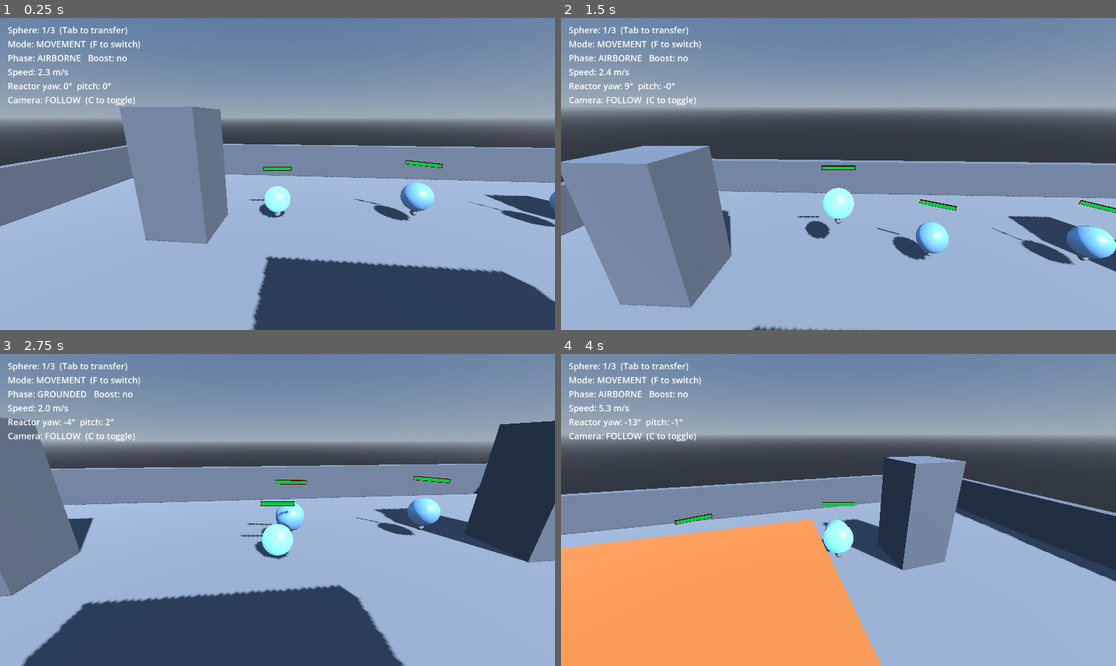
Above: before the commit, frames 1-4 (two rows, left to right).
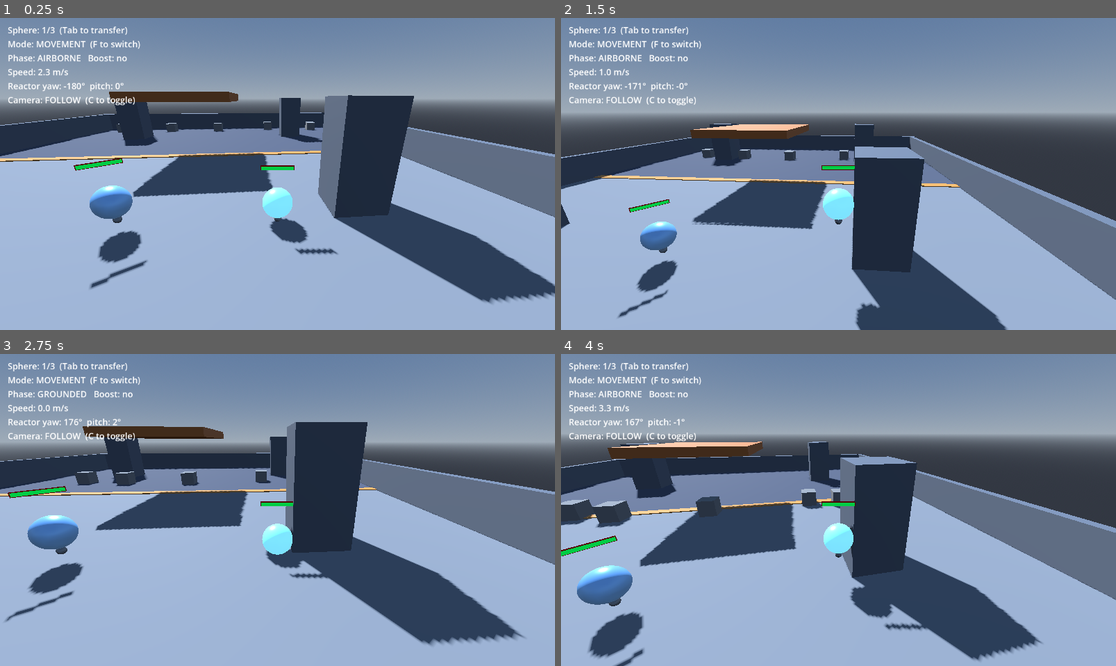
Above: after the commit, the same moments.

Repository: Thiiamas/Spheres
Game: Godot game, scene res://Main.tscn
Two runs of this game, one before a commit and one after it. Both use one fixed random seed, a clock stepped at 60 frames per second and the inputs below.
Inputs (mouse positions are in pixels of both pictures, inside the frame that each line leads up to):
- Up to frame 1 (0.25 s): no input
- Up to frame 2 (1.5 s): tap Enter (ui_accept) at 0.5 s; move the mouse to (866, 174) at 0.52 s; hold D (move_right) 0.53-1.28 s; tap Z (aoe) at 0.6, 1.35 s; tap Space (jump) at 0.77 s; move the mouse to (810, 174) at 1.27 s; hold S (move_back) from 1.28 s (still down)
- Up to frame 3 (2.75 s): tap Space (jump) at 1.52 s; move the mouse to (288, 503) at 2.02 s; release S (move_back) at 2.03 s; hold D (move_right) from 2.03 s (still down); tap A (attack) at 2.1 s; tap Z (aoe) at 2.3 s
- Up to frame 4 (4 s): move the mouse to (832, 516) at 2.77 s; tap Shift (boost) at 2.85 s; tap Space (jump) at 3.02, 3.77 s; tap Z (aoe) at 3.05, 3.8 s; move the mouse to (877, 513) at 3.52 s; release D (move_right) at 3.53 s; hold Q (move_left) from 3.53 s (still down); tap Down (cam_pan_down) at 3.6 s

The runs differ from the first frame. In frame 1, 48% of the frame differs, in the area x 0-100%, y 20-100%; in frame 2, 39%; in frame 3, 49%, in the area x 0-100%, y 16-100%; in frame 4, 46%.

Commit message:
Start spheres facing the cube world so the camera sees the battlefield
Add Reactor.initial_yaw (applied in _ready) and set it to 180 on the
sphere. The FOLLOW camera trails the reactor yaw, so with spheres moved to
the south edge in level 01 the default yaw=0 pointed the view at the south
wall. Facing +Z now aims both camera and "forward" at the incoming enemies.

Co-Authored-By: Claude Opus 4.8 <noreply@anthropic.com>

Diff:
--- a/Main.tscn
+++ b/Main.tscn
@@ -206,17 +206,20 @@
 
 [node name="Sphere1" parent="Spheres" unique_id=310171163 instance=ExtResource("3_sphere")]
 transform = Transform3D(1, 0, 0, 0, 1, 0, 0, 0, 1, -5, 1, -9)
+aoe_lifetime = 1.0
 
 [node name="Sphere2" parent="Spheres" unique_id=1517351530 instance=ExtResource("3_sphere")]
 transform = Transform3D(1, 0, 0, 0, 1, 0, 0, 0, 1, 0, 1, -9)
+aoe_lifetime = 1.0
 
 [node name="Sphere3" parent="Spheres" unique_id=760352771 instance=ExtResource("3_sphere")]
-transform = Transform3D(1, 0, 0, 0, 1, 0, 0, 0, 1, 5, 1, -9)
+transform = Transform3D(1, 0, 1.7484555e-07, 0, 1, 0, -1.7484555e-07, 0, 1, 5, 1, -9)
+aoe_lifetime = 1.0
 
 [node name="Enemies" type="Node3D" parent="." unique_id=968899864]
 
 [node name="SphereCamera" type="Camera3D" parent="." unique_id=1861026911]
-transform = Transform3D(1, 0, 0, 0, 1, 0, 0, 0, 1, 0, 3, 6)
+transform = Transform3D(1, 0, 0, 0, 1, 0, 0, 0, 1, -0.6273756, 4.354389, -14.303755)
 script = ExtResource("1_cam")
 
 [node name="HUD" type="CanvasLayer" parent="." unique_id=1311212668]
--- a/Reactor.gd
+++ b/Reactor.gd
@@ -10,6 +10,10 @@
 ## (which is -reactorDir) pointing somewhat upward.
 
 @export_group("Aim Input")
+## Yaw (degrees) the reactor starts at. Sets the sphere's initial facing — and
+## therefore the FOLLOW camera's starting view. 180 looks toward +Z (the cube
+## world / where enemies spawn) instead of the default -Z.
+@export var initial_yaw: float = 0.0
 ## Degrees of rotation per pixel of mouse movement.
 @export var mouse_sensitivity: float = 0.15
 ## Degrees of rotation per second at full right-stick deflection.
@@ -41,6 +45,7 @@
 
 
 func _ready() -> void:
+	yaw = initial_yaw
 	if capture_mouse:
 		Input.mouse_mode = Input.MOUSE_MODE_CAPTURED
 
--- a/Sphere.tscn
+++ b/Sphere.tscn
@@ -92,6 +92,7 @@
 
 [node name="Reactor" type="Node3D" parent="."]
 script = ExtResource("2_react")
+initial_yaw = 180.0
 
 [node name="Nozzle" type="MeshInstance3D" parent="Reactor"]
 transform = Transform3D(1, 0, 0, 0, 1, 0, 0, 0, 1, 0, -0.6, 0)
